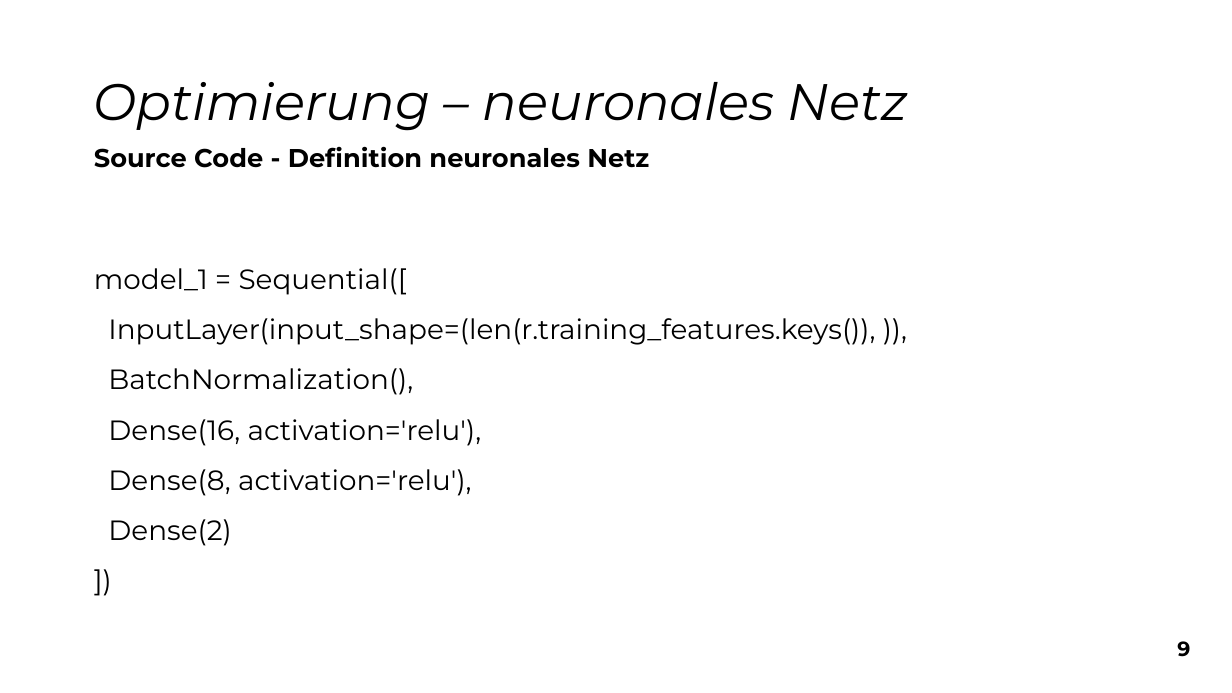
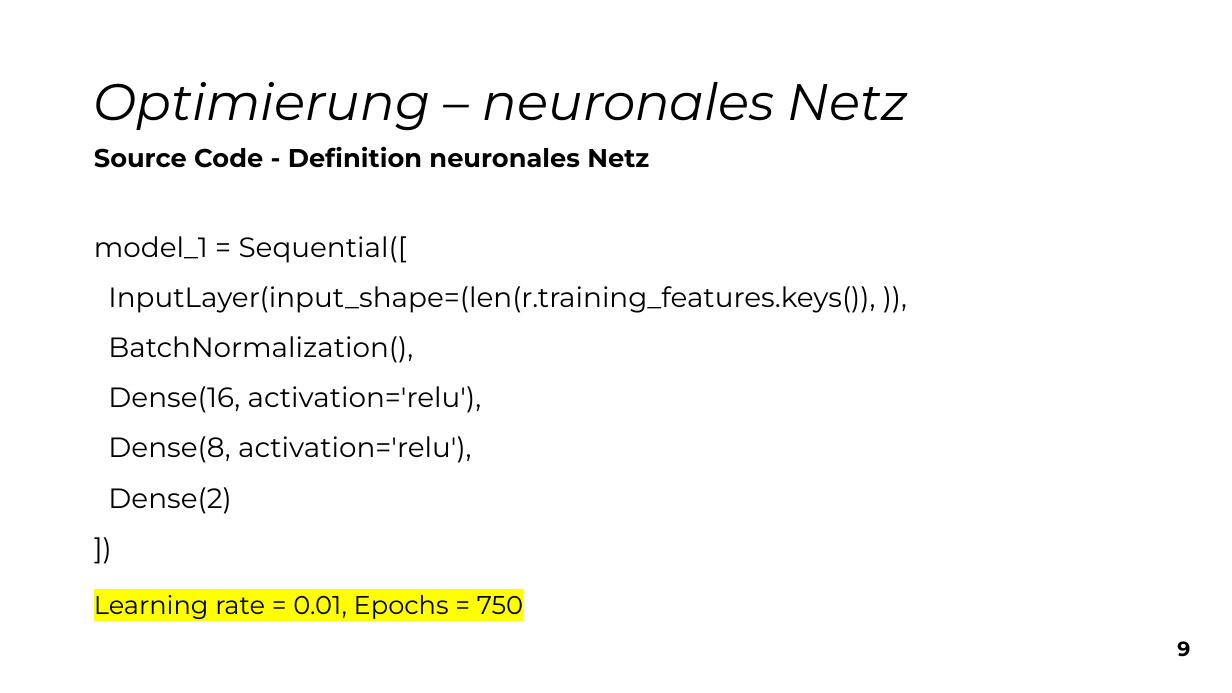
Before and after one commit to snw7/OC1-team-1, a slide deck: slide 10 of praesentation/abschluss-praesentation.pptx. Drawn at 1232x693 pixels with LibreOffice and Linux fonts; fonts in the diff are those of the drawing. Boxes give left, top, right and bottom in pixels: in the first picture for what was removed or moved away, otherwise in the second. Text is boxed around its words. In the diff, an @@ line names an element or a change of style, - is before the commit and + after.

```diff
--- a/praesentation/abschluss-praesentation.pptx
+++ b/praesentation/abschluss-praesentation.pptx
@@ text "model_1 = Sequential([": place and size @@
-text "model_1 = Sequential([" at [94, 268, 875, 546]
+text "model_1 = Sequential([" at [94, 236, 875, 514]
@@ text added at [94, 595, 523, 619], 20 pt, text #000000 @@
+Learning rate = 0.01, Epochs = 750
```
Also in this commit, not shown: 3 other slides changed, 1 slide added.
